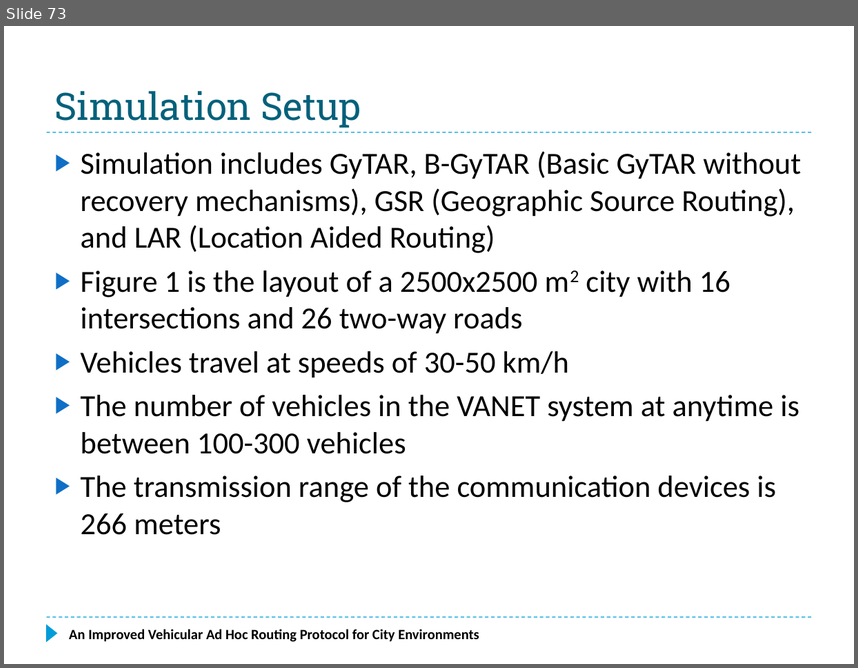
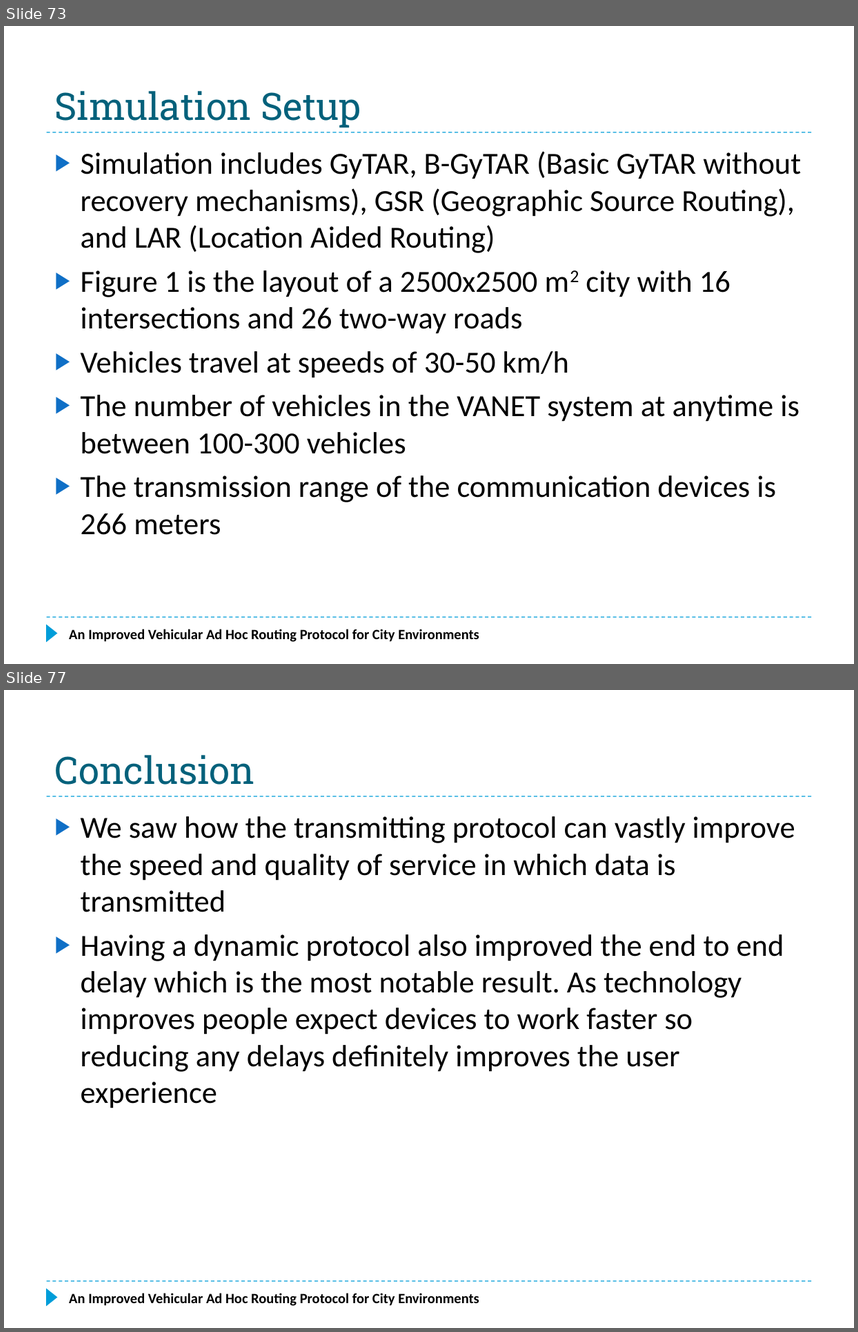
Before and after one commit to f33losopher/EEMaster_VANET, a slide deck: VANET_Felix.pptx. Shown one above the other, each under a label of ours: slide 73 before the commit, slides 73 and 77 after it; the slides between them are not shown. The pictures are 858x668 and 858x1332 pixels, drawn with LibreOffice and Linux fonts; fonts in the diff are those of the drawing. Boxes give left, top, right and bottom in pixels: in the first picture for what was removed or moved away, otherwise in the second. Text is boxed around its words. In the diff, an @@ line names an element or a change of style, - is before the commit and + after.

Commit message:
Finished most of Paper and Power Point

```diff
--- a/VANET_Felix.pptx
+++ b/VANET_Felix.pptx
@@ slide 77 added at box(4, 690, 854, 1328), background #FFFFFF; not listed: 3 template elements that a slide beside it also shows @@
@@ title added at box(55, 755, 255, 785), 32 pt, text #04617B @@
+Conclusion
@@ text added at box(81, 816, 795, 1108), 26 pt, text #000000 @@
+▶ We saw how the transmitting protocol can vastly improve the speed and quality of service in which data is transmitted
+▶ Having a dynamic protocol also improved the end to end delay which is the most notable result. As technology improves people expect devices to work faster so reducing any delays definitely improves the user experience
@@ text added at box(69, 1292, 479, 1305), 12 pt, text #000000, bold @@
+An Improved Vehicular Ad Hoc Routing Protocol for City Environments
```
Also in this commit, not shown: 1 slide changed, 2 other slides added, 1 other file.
